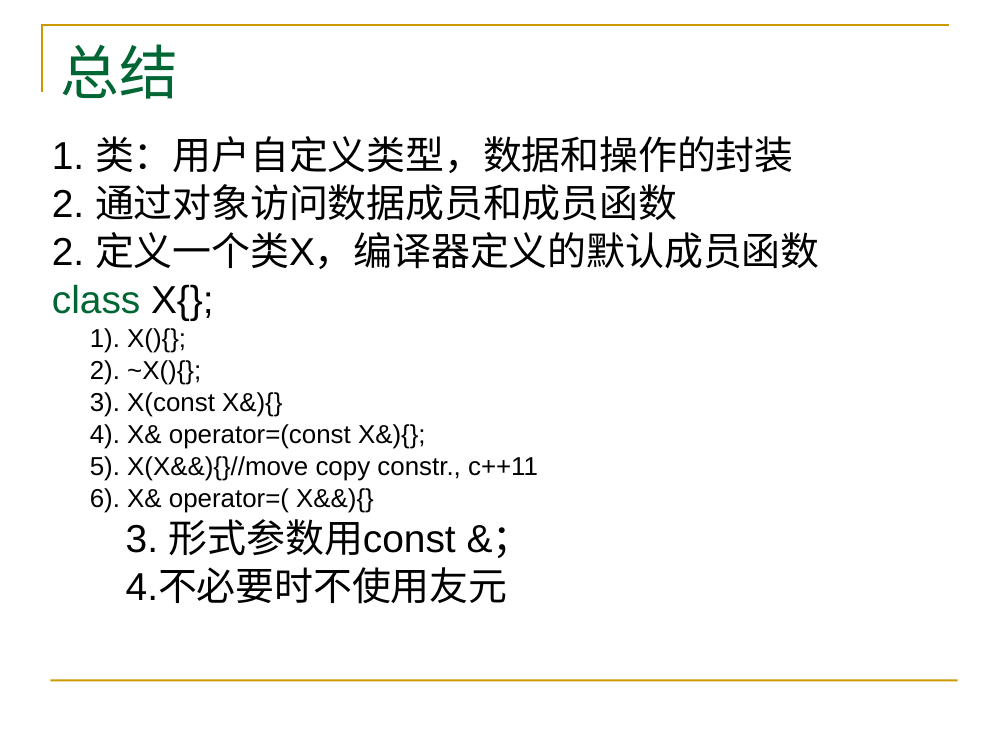
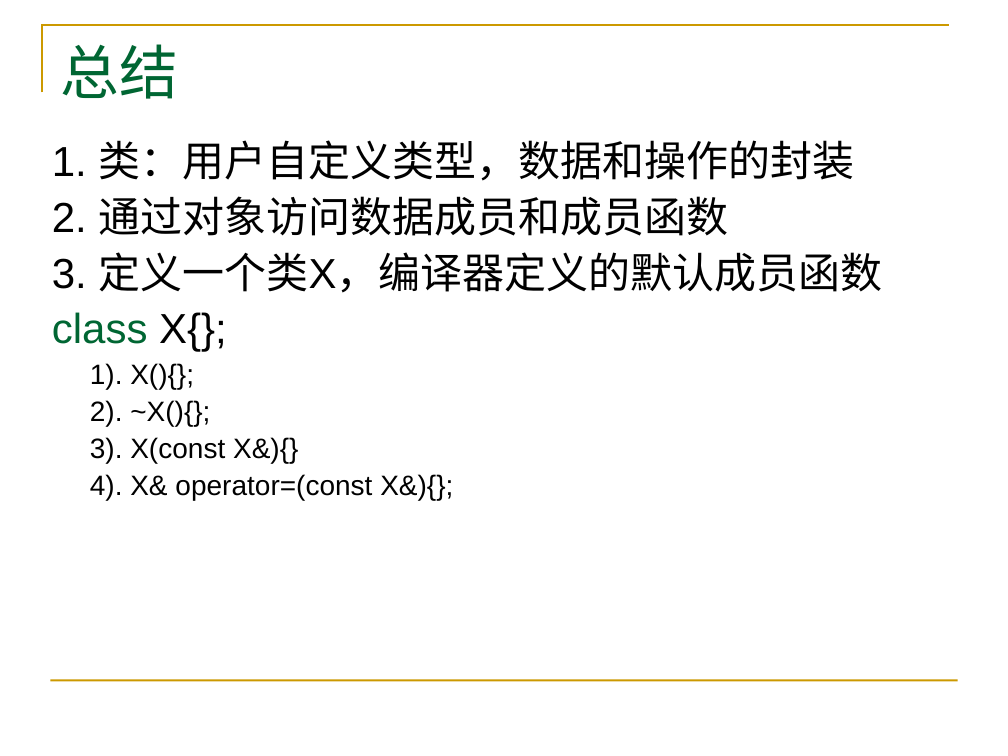
Before and after one commit to Changhe160/Changhe160.github.io, a slide deck: slide 46 of teachingRes/Cplusplus/unit04类与对象.ppt (slide 59 before the commit). Drawn at 1008x756 pixels with LibreOffice and Linux fonts; fonts in the diff are those of the drawing. Boxes give left, top, right and bottom in pixels: in the first picture for what was removed or moved away, otherwise in the second. Text is boxed around its words. In the diff, an @@ line names an element or a change of style, - is before the commit and + after.

```diff
--- a/teachingRes/Cplusplus/unit04类与对象.ppt
+++ b/teachingRes/Cplusplus/unit04类与对象.ppt
@@ text at box(52, 140, 855, 501): size 27.8 to 30 pt in "1. 类：用户自定义类型，数据和操作的封装", "2. 通过对象访问数据成员和成员函数", "class X{};"; size 18.5 to 20 pt in "1). X(){};", "2). ~X(){};", "3). X(const X&){}", "4). X& operator=(const X&){};"; line spacing 0.8 to 0.9 @@
@@ text at box(52, 252, 883, 293): text changed; size 27.8 to 30 pt @@
-2. 定义一个类X，编译器定义的默认成员函数
+3. 定义一个类X，编译器定义的默认成员函数
@@ text at box(90, 456, 538, 604): paragraphs removed @@
-  5). X(X&&){}//move copy constr., c++11
-  6). X& operator=( X&&){}
-3. 形式参数用const &；
-4.不必要时不使用友元
```
Also in this commit, not shown: 16 other slides changed, 1 slide added, 16 slides removed.
